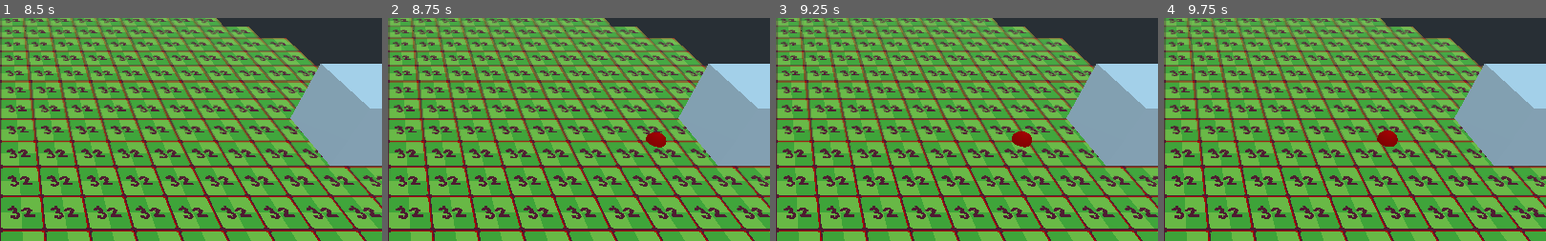
Above: before the commit, frames 1-4 (left to right).
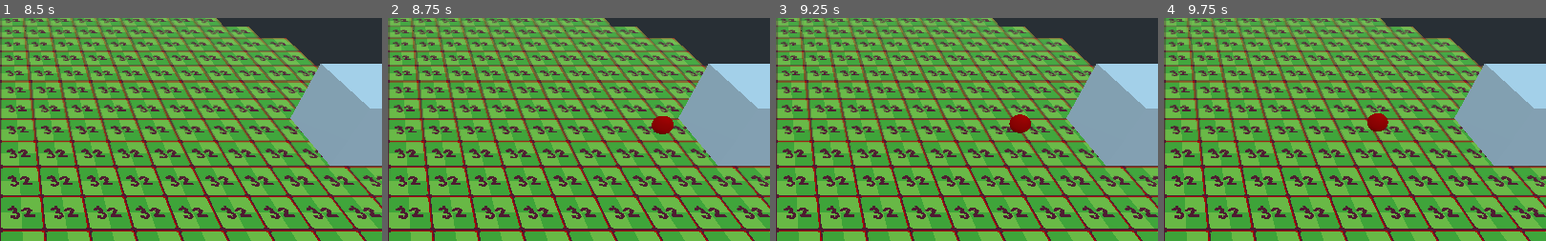
Above: after the commit, the same moments.

Repository: VPJPeltonen/Puzzlejam
Game: Godot game, scene res://src/scenes/Main.tscn
Same seed, same stepped clock (60 frames per second), same inputs: the game is played once before the commit and once after it.
Inputs (mouse positions are % of the whole screen's width and height, from its top left):
- Up to frame 1 (8.5 s): click "Start" at 0.5 s; click "Summon" at 1.25 s; click (2, 3) at 2.02 s; click "Summon" at 2.75 s; click (2, 3) at 3.52 s; click "Summon" at 4.25 s; click (2, 3) at 5.02 s; tap Enter at 5.75 s; move the mouse to (72, 45) at 5.77 s; move the mouse to (30, 55) at 6.52 s; move the mouse to (60, 28) at 7.27 s; tap Space at 8 s; move the mouse to (45, 70) at 8.02 s
- Up to frame 2 (8.75 s): no input
- Up to frame 3 (9.25 s): move the mouse to (80, 65) at 8.77 s
- Up to frame 4 (9.75 s): move the mouse to (20, 35) at 9.52 s
The pictures show only the part of the screen within x 50-100%, y 25-75%; the shares and areas given below are measured in that part.

Frame 1 is identical in both runs. In frame 2, 0.6% of the frame differs, in the area x 67-75%, y 44-59%; in frame 3, 0.7%; in frame 4, 0.7%, in the area x 53-62%, y 42-58%.

Commit message:
adjustments to projectiles

Diff:
--- a/src/scenes/units/Arrow.tscn
+++ b/src/scenes/units/Arrow.tscn
@@ -17,17 +17,17 @@
 ]]
 collision_layer = 16
 script = ExtResource( 1 )
-speed = 150
+speed = 250
 attack = 20
-health = 1
+health = 1000
 
 [node name="blue" type="MeshInstance" parent="."]
-transform = Transform( 0.1, 0, 0, 0, -0.0043371, -0.0999962, 0, 0.499981, -0.00086742, 0, 0, 0 )
+transform = Transform( 0.1, 0, 0, 0, -0.0043371, -0.0999962, 0, 0.499981, -0.00086742, 0, 0.591884, 0 )
 mesh = SubResource( 1 )
 material/0 = null
 
 [node name="red" type="MeshInstance" parent="."]
-transform = Transform( 0.1, 0, 0, 0, -0.0043371, -0.0999962, 0, 0.499981, -0.00086742, 0, 0, 0 )
+transform = Transform( 0.1, 0, 0, 0, -0.0043371, -0.0999962, 0, 0.499981, -0.00086742, 0, 0.591884, 0 )
 mesh = SubResource( 1 )
 material/0 = null
 
--- a/src/scenes/units/Fireball.tscn
+++ b/src/scenes/units/Fireball.tscn
@@ -20,17 +20,17 @@
 ]]
 collision_layer = 16
 script = ExtResource( 1 )
-speed = 150
+speed = 200
 attack = 40
-health = 1
+health = 10000
 
 [node name="red" type="MeshInstance" parent="."]
-transform = Transform( 0.25, 0, 0, 0, -0.00216855, -0.249991, 0, 0.249991, -0.00216855, 0, 0, 0 )
+transform = Transform( 0.25, 0, 0, 0, -0.00216855, -0.249991, 0, 0.249991, -0.00216855, 0, 0.57236, 0 )
 mesh = SubResource( 1 )
 material/0 = SubResource( 2 )
 
 [node name="blue" type="MeshInstance" parent="."]
-transform = Transform( 0.25, 0, 0, 0, -0.00216855, -0.249991, 0, 0.249991, -0.00216855, 0, 0, 0 )
+transform = Transform( 0.25, 0, 0, 0, -0.00216855, -0.249991, 0, 0.249991, -0.00216855, 0, 0.57236, 0 )
 mesh = SubResource( 1 )
 material/0 = SubResource( 2 )
 
